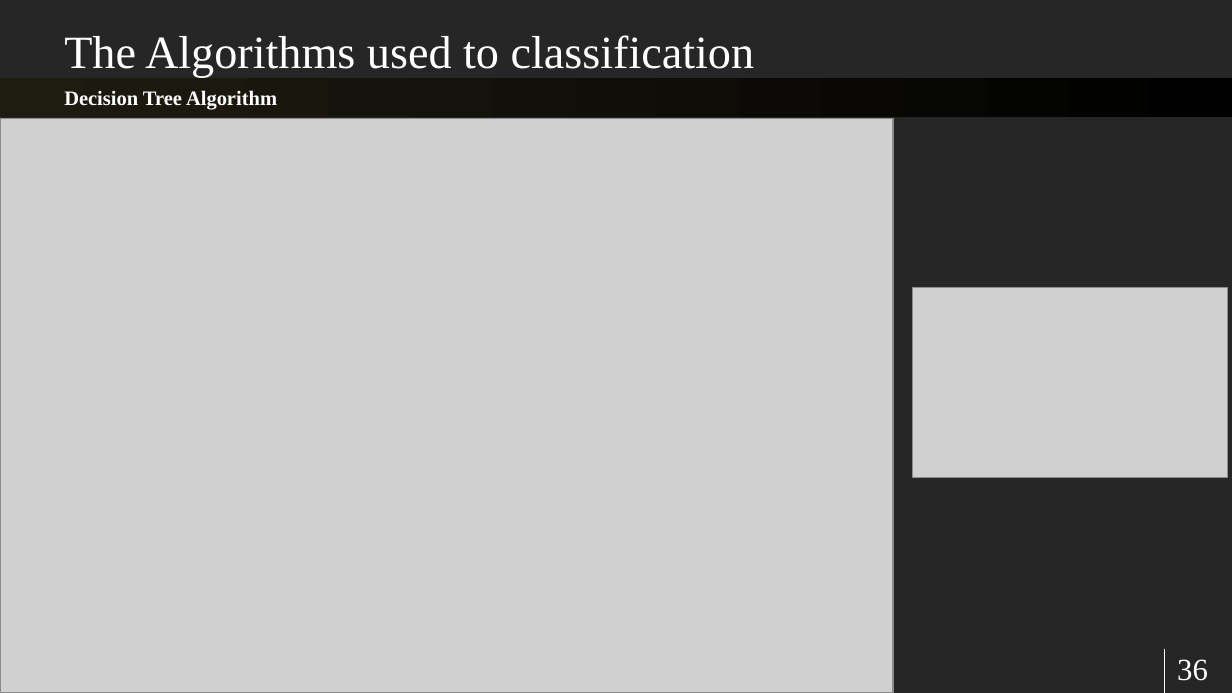
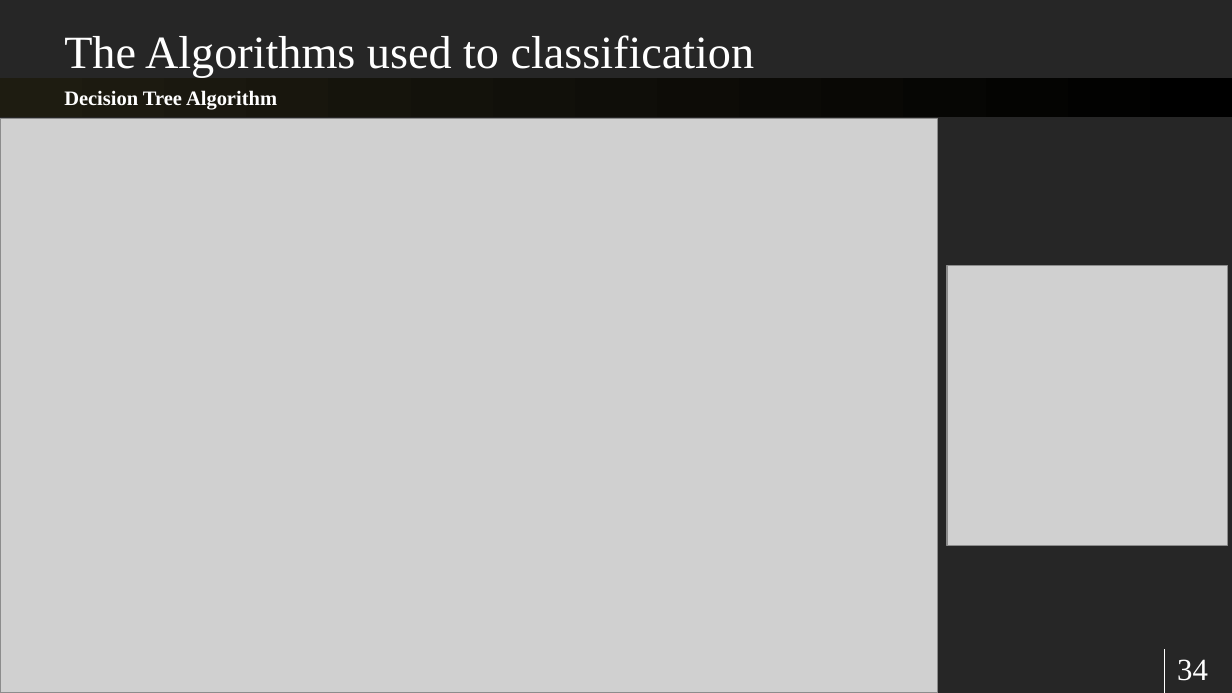
Before and after one commit to sherifRoshdy/Machine-learning-project, a slide deck: slide 34 of Presentation/final ml.pptx (slide 36 before the commit). Drawn at 1232x693 pixels with LibreOffice and Linux fonts; fonts in the diff are those of the drawing; grey boxes stand for pictures. Boxes give left, top, right and bottom in pixels: in the first picture for what was removed or moved away, otherwise in the second. Text is boxed around its words. In the diff, an @@ line names an element or a change of style, - is before the commit and + after.

```diff
--- a/Presentation/final ml.pptx
+++ b/Presentation/final ml.pptx
@@ picture: place and size @@
-picture at [0,118,893,692]
+picture at [0,118,938,692]
@@ picture: place and size @@
-picture at [913,288,1227,478]
+picture at [947,266,1227,546]
@@ page number at [1177,659,1208,681]: text changed @@
-36
+34
```
Also in this commit, not shown: 15 other slides changed, 2 slides added, 2 slides removed, 1 other file.
